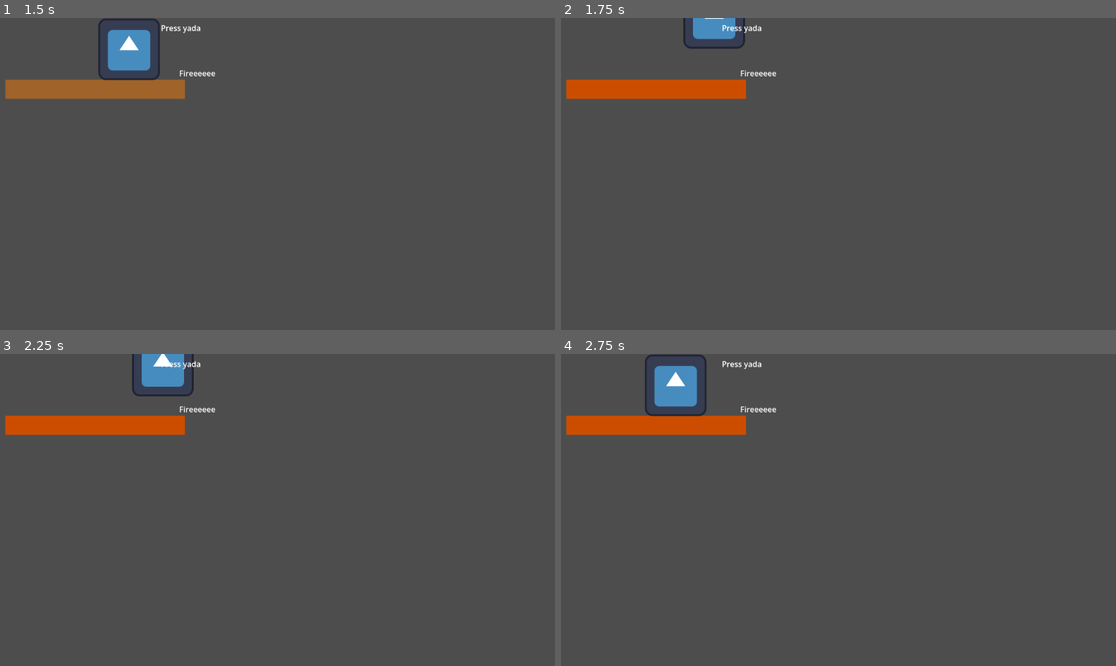
Above: before the commit, frames 1-4 (two rows, left to right).
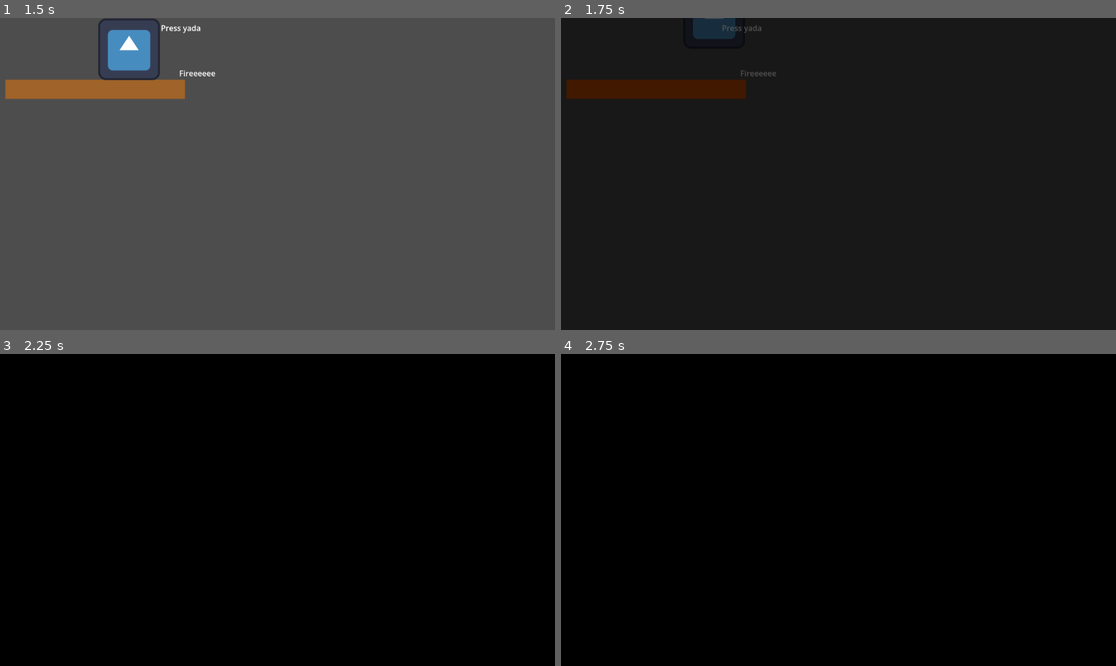
Above: after the commit, the same moments.

Repository: Cocotrilito/Stargazer
Game: Godot game, scene res://Scenes/prehistoria.tscn
The game is run twice, just before and just after one commit, with the same random seed, the same clock (stepped at 60 frames per second) and the same inputs. The engine's default icon, where the game draws it, is replaced by a stand-in: a white triangle on a blue panel in a dark square.
Inputs:
- Up to frame 1 (1.5 s): tap Enter (ui_accept) at 0.5, 0.77 s; hold Right (ui_right) from 0.53 s (still down); tap Alt at 0.6 s; tap Shift at 1.35 s
- Up to frame 2 (1.75 s): keep holding Right (ui_right); tap Enter (ui_accept) at 1.52 s
- Up to frame 3 (2.25 s): release Right (ui_right) at 2.03 s; hold Left (ui_left) from 2.03 s (still down); tap Alt at 2.1 s
- Up to frame 4 (2.75 s): keep holding Left (ui_left)

Frame 1 is identical in both runs. In frame 2, 100% of the frame differs, in the area x 0-100%, y 0-100%; in frame 3, 100%; in frame 4, 100%.

Commit message:
with trial and error learnt to do a fade transition

Diff:
--- /dev/null
+++ b/stargazer/Scenes/egypt.tscn
@@ -0,0 +1,13 @@
+[gd_scene format=3 uid="uid://kpt84414qapa"]
+
+[ext_resource type="PackedScene" uid="uid://b0w4joxr8ocih" path="res://Scenes/player.tscn" id="1_eea4h"]
+
+[node name="Egypt" type="Node2D" unique_id=1640421484]
+
+[node name="ColorRect" type="ColorRect" parent="." unique_id=933199518]
+offset_right = 500.0
+offset_bottom = 296.0
+color = Color(0.8235294, 0.3764706, 0, 0.8352941)
+
+[node name="Player" parent="." unique_id=448040387 instance=ExtResource("1_eea4h")]
+position = Vector2(95, 81)
--- a/stargazer/Scenes/prehistoria.gd
+++ b/stargazer/Scenes/prehistoria.gd
@@ -2,6 +2,13 @@
 
 func _ready():
 	$Fire.fireON.connect(_on_FireON)
-
+	$CanvasLayer/ColorRect.modulate.a = 0.0
 func _on_FireON():
 	$Ground/ColorRect.color = Color(0.8, 0.3, 0.0)
+	fande_and_change()
+func fande_and_change():
+	var tween = create_tween()
+	tween.tween_property($CanvasLayer/ColorRect,"modulate:a", 10.0, 1.5)
+
+	await tween.finished
+	get_tree().change_scene_to_file("res://Scenes/egypt.tscn")
--- a/stargazer/Scenes/prehistoria.tscn
+++ b/stargazer/Scenes/prehistoria.tscn
@@ -50,5 +50,12 @@
 offset_bottom = -71.0
 text = "Press yada"
 
+[node name="CanvasLayer" type="CanvasLayer" parent="." unique_id=2113735897]
+
+[node name="ColorRect" type="ColorRect" parent="CanvasLayer" unique_id=326358869]
+offset_right = 1171.0
+offset_bottom = 649.0
+color = Color(0, 0, 0, 0.47058824)
+
 [connection signal="body_entered" from="Fire" to="Fire" method="_on_body_entered"]
 [connection signal="body_exited" from="Fire" to="Fire" method="_on_body_exited"]
